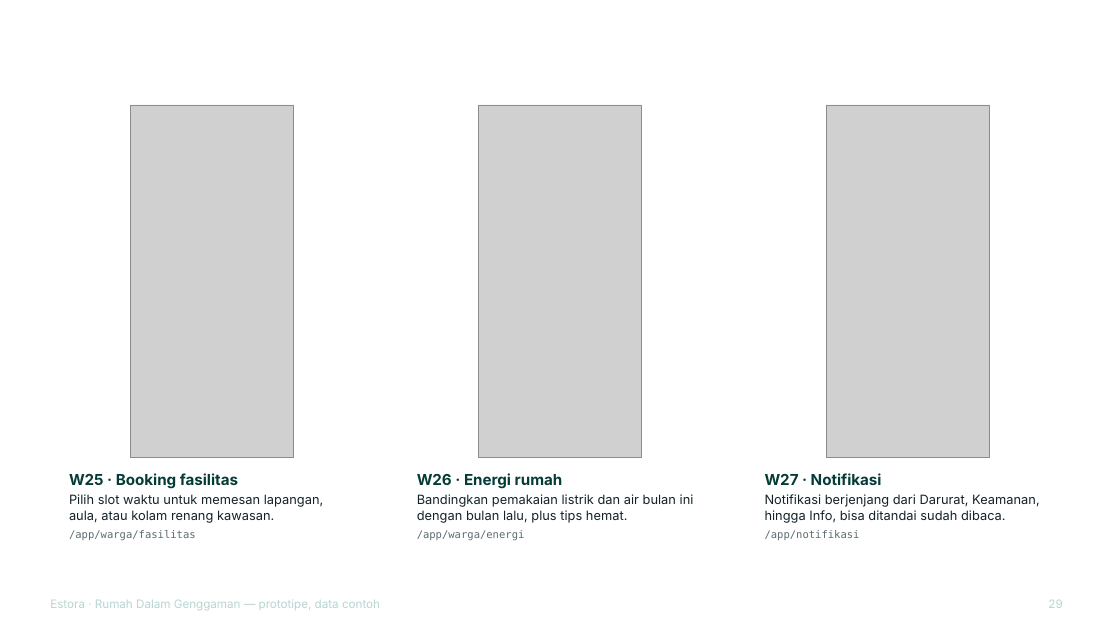
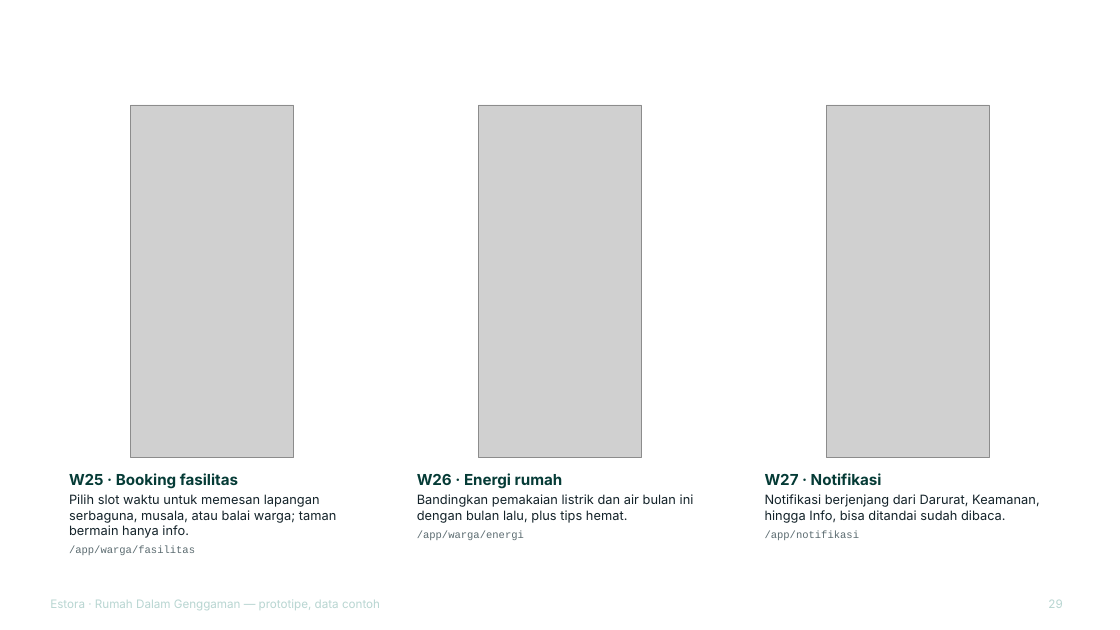
Before and after one commit to pandeyoga/dadada, a slide deck: slide 29 of reports/Estora pitch deck + lampiran prototipe.pptx. Drawn at 1120x630 pixels with LibreOffice and Linux fonts; fonts in the diff are those of the drawing; grey boxes stand for pictures; background and template pictures are left out. Boxes give left, top, right and bottom in pixels: in the first picture for what was removed or moved away, otherwise in the second. Text is boxed around its words. In the diff, an @@ line names an element or a change of style, - is before the commit and + after.

```diff
--- a/reports/Estora pitch deck + lampiran prototipe.pptx
+++ b/reports/Estora pitch deck + lampiran prototipe.pptx
@@ text at bbox=[69, 494, 337, 538]: text changed @@
-Pilih slot waktu untuk memesan lapangan, aula, atau kolam renang kawasan.
+Pilih slot waktu untuk memesan lapangan serbaguna, musala, atau balai warga; taman bermain hanya info.
@@ text at bbox=[417, 530, 524, 540]: font DejaVu Sans Mono to Courier New in "/app/warga/energi" @@
@@ text at bbox=[765, 530, 860, 540]: font DejaVu Sans Mono to Courier New in "/app/notifikasi" @@
@@ text at bbox=[69, 546, 195, 555]: font DejaVu Sans Mono to Courier New in "/app/warga/fasilitas" @@
```
Also in this commit, not shown: 32 other slides changed, 3 other files.
